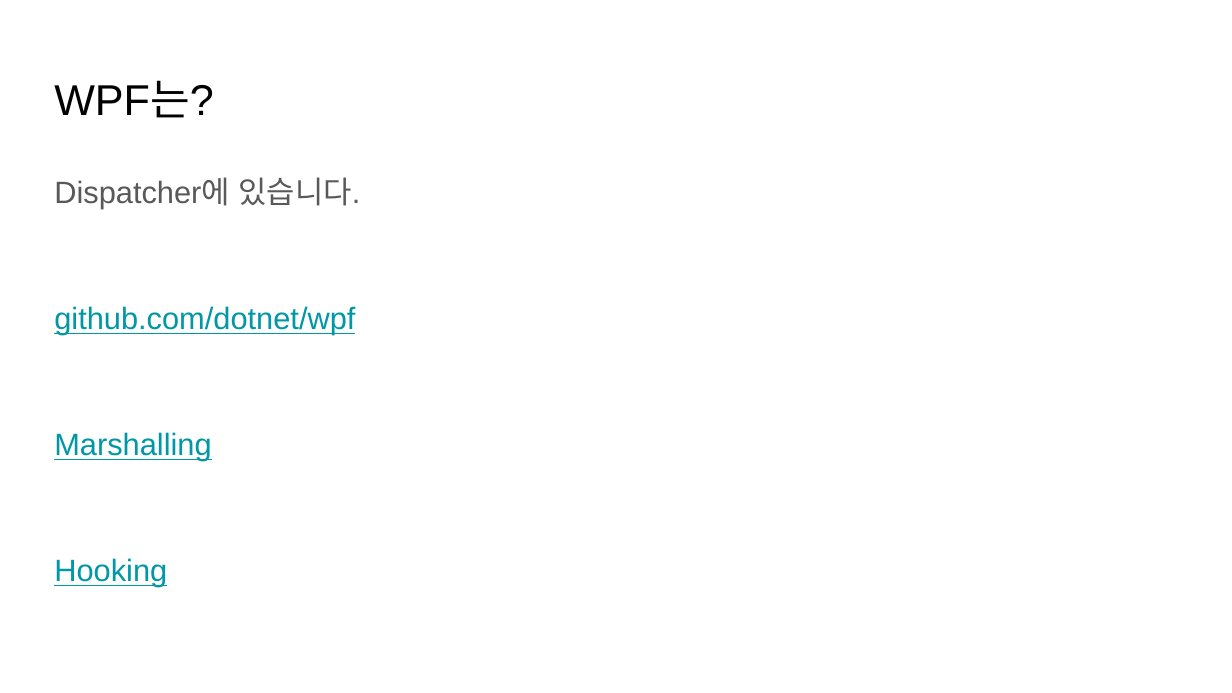
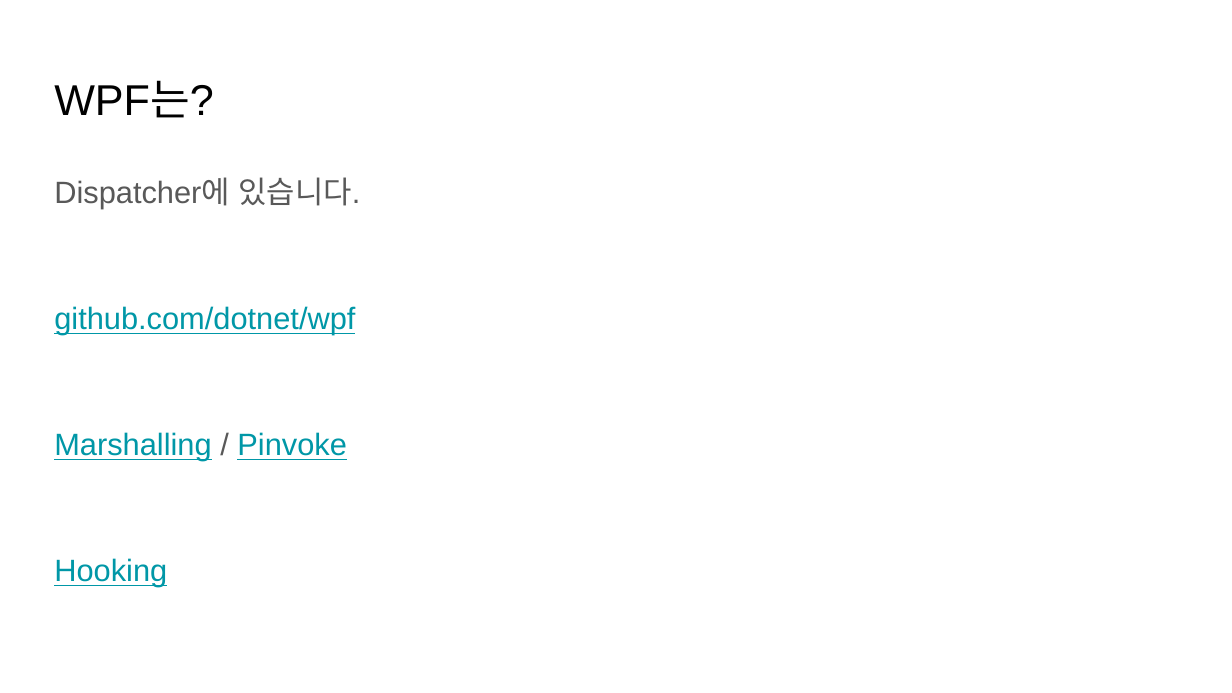
Before and after one commit to hswdreamer/BMWWinAPI, a slide deck: slide 5 of PPT.pptx (slide 4 before the commit). Drawn at 1232x693 pixels with LibreOffice and Linux fonts; fonts in the diff are those of the drawing. Boxes give left, top, right and bottom in pixels: in the first picture for what was removed or moved away, otherwise in the second. Text is boxed around its words. In the diff, an @@ line names an element or a change of style, - is before the commit and + after.

```diff
--- a/PPT.pptx
+++ b/PPT.pptx
@@ text at (54,432,346,461): text changed @@
-Marshalling
+Marshalling / Pinvoke
```
Also in this commit, not shown: 1 slide added, 1 other file.
